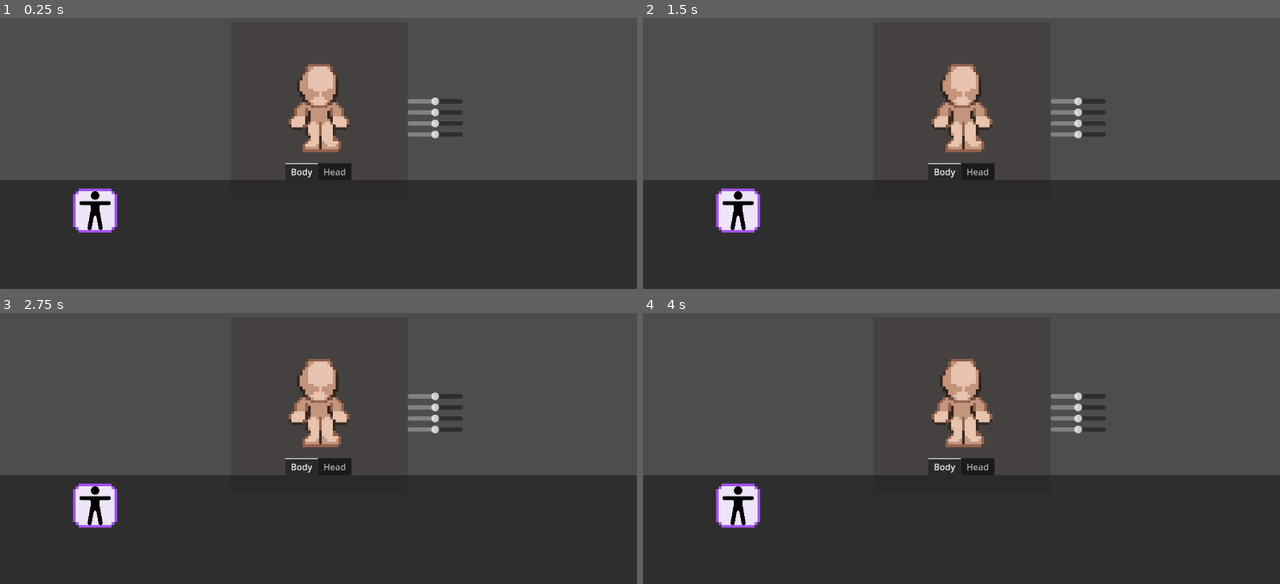
Above: before the commit, frames 1-4 (two rows, left to right).
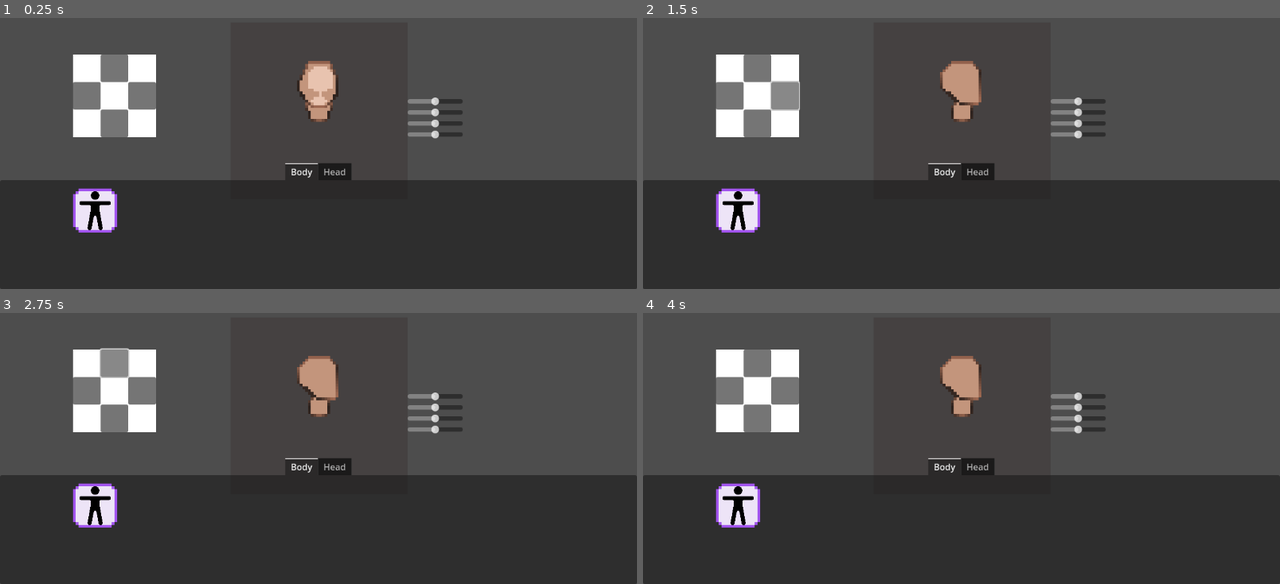
Above: after the commit, the same moments.

Repository: p1petto/CharacterMakerNew
Game: Godot game, scene res://Scenes/maker.tscn
The game is run twice, just before and just after one commit, with the same random seed, the same clock (stepped at 60 frames per second) and the same inputs. The engine's default icon, where the game draws it, is replaced by a stand-in: a white triangle on a blue panel in a dark square.
Inputs (mouse positions are in pixels of both pictures, inside the frame that each line leads up to):
- Up to frame 1 (0.25 s): no input
- Up to frame 2 (1.5 s): click (757, 123) at 0.52 s; click (783, 96) at 1.27 s
- Up to frame 3 (2.75 s): click (114, 364) at 2.02 s
- Up to frame 4 (4 s): click (732, 391) at 2.77 s; click (738, 505) at 3.5 s

The runs differ from the first frame. In frame 1, 5.1% of the frame differs, in the area x 11-55%, y 13-50%; in frame 2, 5.8%; in frame 3, 5.8%, in the area x 11-55%, y 12-50%; in frame 4, 5.8%.
Error after the commit: Invalid call to function 'setup_polygon' in base 'Node2D (dynamic_part.gd)'. Expected 1 arguments. (res://Scripts/character.gd:22)

Commit message:
смена направления для динамических элементов

Diff:
--- a/Resources/DynamicPart/Body/ManBody.tres
+++ b/Resources/DynamicPart/Body/ManBody.tres
@@ -4,6 +4,10 @@
 
 [resource]
 script = ExtResource("1_i318d")
-array_points = PackedVector2Array(7, 12, 5, 12, 2, 14, 3, 17, 4, 20, 7, 21, 10, 20, 11, 17, 12, 14, 9, 12)
-glare_array_points = PackedVector2Array()
+down_array_points = PackedVector2Array(7, 12, 5, 12, 2, 14, 3, 17, 4, 20, 7, 21, 10, 20, 11, 17, 12, 14, 9, 12)
+horizontal_array_points = PackedVector2Array(7, 11, 5, 11, 5, 13, 3, 17, 4, 20, 7, 21, 10, 20, 11, 17, 11, 14, 9, 11)
+top_array_points = PackedVector2Array()
+down_glare_array_points = PackedVector2Array()
+horizontal_glare_array_points = PackedVector2Array()
+top_glare_array_points = PackedVector2Array()
 markers = Array[int]([1, 2, 3, 4])
--- a/Resources/DynamicPart/Head/head.tres
+++ b/Resources/DynamicPart/Head/head.tres
@@ -4,6 +4,10 @@
 
 [resource]
 script = ExtResource("1_ykvm2")
-array_points = PackedVector2Array(7, 1, 3, 1, 0, 6, 0, 10, 2, 13, 5, 16, 7, 16, 9, 16, 12, 13, 14, 10, 14, 6, 11, 1)
-glare_array_points = PackedVector2Array(3, 9, 3, 3, 6, 1, 10, 1, 12, 4, 12, 9, 8, 10, 8, 12, 10, 13, 9, 15, 5, 15, 4, 13, 7, 12, 8, 11, 7, 10)
+down_array_points = PackedVector2Array(7, 0, 3, 0, 0, 6, 0, 10, 2, 13, 5, 16, 7, 16, 9, 16, 12, 13, 14, 10, 14, 6, 11, 0)
+horizontal_array_points = PackedVector2Array(3, 0, 11, 0, 14, 3, 14, 13, 12, 15, 7, 15, 0, 9, 0, 3)
+top_array_points = PackedVector2Array()
+down_glare_array_points = PackedVector2Array(3, 9, 3, 3, 6, 1, 10, 1, 12, 4, 12, 9, 8, 10, 8, 12, 10, 13, 9, 15, 5, 15, 4, 13, 7, 12, 8, 11, 7, 10)
+horizontal_glare_array_points = PackedVector2Array()
+top_glare_array_points = PackedVector2Array()
 markers = Array[int]([1, 2, 3, 4, 5])
--- /dev/null
+++ b/Scenes/UI/direction_button.tscn
@@ -0,0 +1,13 @@
+[gd_scene load_steps=2 format=3 uid="uid://ckn2cbvi5d5m"]
+
+[ext_resource type="Script" path="res://Scripts/UI/direction_button.gd" id="1_p4mrm"]
+
+[node name="DirectionButton" type="Button"]
+custom_minimum_size = Vector2(50, 50)
+offset_left = 50.0
+offset_top = 100.0
+offset_right = 100.0
+offset_bottom = 150.0
+script = ExtResource("1_p4mrm")
+
+[connection signal="button_up" from="." to="." method="_on_button_up"]
--- a/Scenes/character.tscn
+++ b/Scenes/character.tscn
@@ -22,10 +22,12 @@
 dynamic_part = ExtResource("3_0fwpx")
 
 [node name="ArmL" parent="." instance=ExtResource("3_imctp")]
+visible = false
 position = Vector2(32, 32)
 sprite_frames = ExtResource("4_hibsb")
 
 [node name="ArmR" parent="." instance=ExtResource("3_imctp")]
+visible = false
 position = Vector2(32, 32)
 sprite_frames = ExtResource("4_hibsb")
 flip_x = true
@@ -36,11 +38,13 @@
 dynamic_part = ExtResource("2_60lhr")
 
 [node name="LegR" parent="." instance=ExtResource("3_imctp")]
+visible = false
 position = Vector2(33, 29)
 sprite_frames = ExtResource("6_ngtbd")
 cur_animation = "idle_leg_r_down_1"
 
 [node name="LegL" parent="." instance=ExtResource("3_imctp")]
+visible = false
 position = Vector2(33, 29)
 sprite_frames = ExtResource("6_ngtbd")
 cur_animation = "idle_leg_l_down_1"
--- a/Scenes/dynamic_part.tscn
+++ b/Scenes/dynamic_part.tscn
@@ -1,8 +1,10 @@
-[gd_scene load_steps=5 format=3 uid="uid://dy613l8j7trug"]
+[gd_scene load_steps=7 format=3 uid="uid://dy613l8j7trug"]
 
 [ext_resource type="Script" path="res://Scripts/DynamicParts/dynamic_part.gd" id="1_aptrw"]
 [ext_resource type="Texture2D" uid="uid://b6c2oobtn80w5" path="res://idle-Sheet2.png" id="3_8aldy"]
 [ext_resource type="Texture2D" uid="uid://dsh028d68m4ro" path="res://idle-Sheet.png" id="3_vgywu"]
+[ext_resource type="Texture2D" uid="uid://cb1ok3a4dk8sk" path="res://head-h.png" id="4_wdten"]
+[ext_resource type="Texture2D" uid="uid://cc8lexyxixuw0" path="res://body-h.png" id="5_d4al8"]
 
 [sub_resource type="Gradient" id="Gradient_1pucr"]
 interpolation_mode = 2
@@ -24,12 +26,25 @@
 clip_children = 2
 polygon = PackedVector2Array(7, 0, 3, 0, 0, 6, 0, 10, 2, 13, 5, 16, 7, 16, 9, 16, 12, 13, 14, 10, 14, 6, 11, 0)
 
+[node name="testpolugonhead2" type="Polygon2D" parent="."]
+visible = false
+modulate = Color(0.768627, 0.588235, 0.490196, 1)
+clip_children = 2
+polygon = PackedVector2Array(3, 0, 11, 0, 14, 3, 14, 13, 12, 15, 7, 15, 0, 9, 0, 3)
+
 [node name="testpolugonbody" type="Polygon2D" parent="."]
 visible = false
 modulate = Color(0.768627, 0.588235, 0.490196, 1)
 clip_children = 2
 position = Vector2(0, 2)
 polygon = PackedVector2Array(7, 12, 5, 12, 2, 14, 3, 17, 4, 20, 7, 21, 10, 20, 11, 17, 12, 14, 9, 12)
+
+[node name="testpolugonbody2" type="Polygon2D" parent="."]
+visible = false
+modulate = Color(0.768627, 0.588235, 0.490196, 1)
+clip_children = 2
+position = Vector2(0, 2)
+polygon = PackedVector2Array(7, 11, 5, 11, 3, 13, 3, 17, 4, 20, 7, 21, 10, 20, 11, 17, 11, 14, 9, 11)
 
 [node name="testglare" type="Polygon2D" parent="."]
 visible = false
@@ -54,3 +69,13 @@
 width = 1.0
 default_color = Color(0.215686, 0.156863, 0.133333, 1)
 gradient = SubResource("Gradient_1pucr")
+
+[node name="Head-h" type="Sprite2D" parent="."]
+visible = false
+position = Vector2(7, 20)
+texture = ExtResource("4_wdten")
+
+[node name="Body-h" type="Sprite2D" parent="."]
+visible = false
+position = Vector2(19, 20)
+texture = ExtResource("5_d4al8")
--- a/Scenes/maker.tscn
+++ b/Scenes/maker.tscn
@@ -7,6 +7,7 @@
 [ext_resource type="Script" path="res://Scripts/CatalogItemResource.gd" id="5_sbt4v"]
 [ext_resource type="Resource" uid="uid://vqtoj1obq7f6" path="res://Resources/CatalogItems/DynamicPart/Body/ManBody.tres" id="6_ehmcq"]
 [ext_resource type="Resource" uid="uid://bpqshk2eovrs8" path="res://Resources/CatalogItems/DynamicPart/Head/Head.tres" id="7_p4rey"]
+[ext_resource type="PackedScene" uid="uid://ckn2cbvi5d5m" path="res://Scenes/UI/direction_button.tscn" id="8_sklk8"]
 
 [sub_resource type="ViewportTexture" id="ViewportTexture_1urqw"]
 viewport_path = NodePath("SubViewportContainer/SubViewport")
@@ -91,6 +92,65 @@
 catalog_items = Array[ExtResource("5_sbt4v")]([ExtResource("7_p4rey")])
 metadata/_tab_index = 1
 
+[node name="DirectionButtons" type="ColorRect" parent="UI"]
+offset_left = 132.0
+offset_top = 223.0
+offset_right = 282.0
+offset_bottom = 373.0
+
+[node name="Down" parent="UI/DirectionButtons" instance=ExtResource("8_sklk8")]
+layout_mode = 1
+anchors_preset = 7
+anchor_left = 0.5
+anchor_top = 1.0
+anchor_right = 0.5
+anchor_bottom = 1.0
+offset_left = -25.0
+offset_top = -50.0
+offset_right = 25.0
+offset_bottom = 0.0
+grow_horizontal = 2
+grow_vertical = 0
+
+[node name="Right" parent="UI/DirectionButtons" instance=ExtResource("8_sklk8")]
+layout_mode = 1
+anchors_preset = 6
+anchor_left = 1.0
+anchor_top = 0.5
+anchor_right = 1.0
+anchor_bottom = 0.5
+offset_left = -50.0
+offset_top = -25.0
+offset_right = 0.0
+offset_bottom = 25.0
+grow_horizontal = 0
+grow_vertical = 2
+direction = "right"
+
+[node name="Top" parent="UI/DirectionButtons" instance=ExtResource("8_sklk8")]
+layout_mode = 1
+anchors_preset = 5
+anchor_left = 0.5
+anchor_right = 0.5
+offset_left = -25.0
+offset_top = 0.0
+offset_right = 25.0
+offset_bottom = 50.0
+grow_horizontal = 2
+direction = "top"
+
+[node name="Left" parent="UI/DirectionButtons" instance=ExtResource("8_sklk8")]
+layout_mode = 1
+anchors_preset = 4
+anchor_top = 0.5
+anchor_bottom = 0.5
+offset_left = 0.0
+offset_top = -25.0
+offset_right = 50.0
+offset_bottom = 25.0
+grow_vertical = 2
+direction = "left"
+
 [node name="Camera2D" type="Camera2D" parent="."]
 position = Vector2(577, 325)
 
--- a/Scripts/DynamicParts/dynamic_part.gd
+++ b/Scripts/DynamicParts/dynamic_part.gd
@@ -12,16 +12,21 @@
 
 func _ready() -> void:
 	if dynamic_part:
-		setup_polygon()
+		setup_polygon("down")
 
 	#for m in dynamic_part.markers:
 		#var marker = marker_scene.instantiate()
 		#marker.position = polygon2d.polygon[m] * 5
 		#marker_container.add_child(marker)
 
-func setup_polygon() -> void:
-	polygon2d.polygon = dynamic_part.array_points
-	line2d.points = dynamic_part.array_points
+func setup_polygon(dir) -> void:
+	if dir == "down":
+		polygon2d.polygon = dynamic_part.down_array_points
+		line2d.points = dynamic_part.down_array_points
 
-	if dynamic_part.glare_array_points:
-		glare.polygon = dynamic_part.glare_array_points
+		glare.polygon = dynamic_part.down_glare_array_points
+	if dir == "right":
+		polygon2d.polygon = dynamic_part.horizontal_array_points
+		line2d.points = dynamic_part.horizontal_array_points
+
+		glare.polygon = dynamic_part.horizontal_glare_array_points
--- a/Scripts/DynamicParts/resource_dynamic_part.gd
+++ b/Scripts/DynamicParts/resource_dynamic_part.gd
@@ -2,8 +2,12 @@
 
 class_name  DynamicBodyPart
 
-@export var array_points: PackedVector2Array
+@export var down_array_points: PackedVector2Array
+@export var horizontal_array_points: PackedVector2Array
+@export var top_array_points: PackedVector2Array
 
-@export var glare_array_points: PackedVector2Array
+@export var down_glare_array_points: PackedVector2Array
+@export var horizontal_glare_array_points: PackedVector2Array
+@export var top_glare_array_points: PackedVector2Array
 
 @export var markers: Array[int]
--- /dev/null
+++ b/Scripts/UI/direction_button.gd
@@ -0,0 +1,18 @@
+extends Button
+
+@export_enum("down", "right", "top", "left")
+var direction: String = "down"
+
+signal direction_changed
+# Called when the node enters the scene tree for the first time.
+func _ready() -> void:
+	pass # Replace with function body.
+
+
+# Called every frame. 'delta' is the elapsed time since the previous frame.
+func _process(delta: float) -> void:
+	pass
+
+
+func _on_button_up() -> void:
+	direction_changed.emit(direction)
--- a/Scripts/character.gd
+++ b/Scripts/character.gd
@@ -1,11 +1,18 @@
 extends Node2D
 
 @onready var head = $Head
+@onready var body = $Body
+
 @onready var catallog = $"../../../UI/Catalog"
+@onready var direction_controller = $"../../../UI/DirectionButtons"
+
+var cur_dir = "down"
 
 func _ready() -> void:
 	for part in catallog.get_children():
 		part.part_changed.connect(_on_part_changed)
+	for button in direction_controller.get_children():
+		button.direction_changed.connect(_on_direction_changed)
 
 func _process(delta: float) -> void:
 	pass
@@ -13,3 +20,14 @@
 func _on_part_changed(current_node, dynamic_part):
 	print("Part changed: ", current_node.name)
 	current_node.setup_polygon()
+
+func _on_direction_changed(dir):
+	if cur_dir != dir:
+		cur_dir = dir
+		print ("current direction = ", cur_dir)
+		change_dir_for_dynamic()
+
+func change_dir_for_dynamic():
+	for child in get_children():
+		if child.is_in_group("Dynamic"):
+			child.setup_polygon(cur_dir)
Not shown: 1 places in Scenes/maker.tscn that only renumber resources
Binary file added: body-h.png
Not shown, added: body-h.png.import
Binary file added: head-h.png
Not shown, added: head-h.png.import
